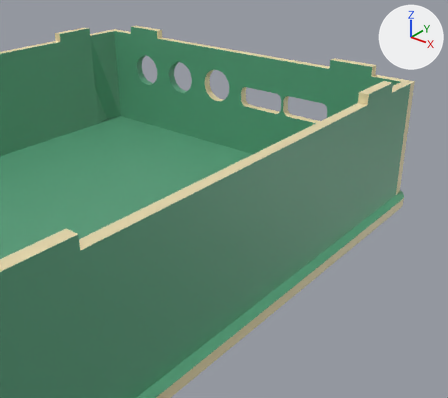
The glTF model case.glb: old version first, new version second.
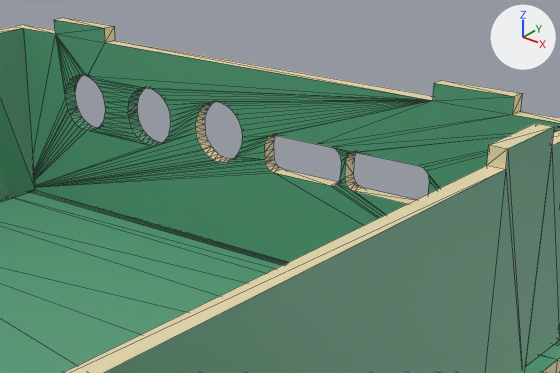
Each version is shown from a 50 mm lens placed at (140.0, -159.8, 38.5), pointed at (75.2, -78.8, -11.8), then close up on the part from 23% to 88% of the width and 4% to 53% of the height. The axes (+X, +Y, +Z) are drawn at upper right. The lights are the same throughout. The first two pictures are the older version. The close-ups show mesh edges as thin lines. Vertices at exactly the same position are counted once.
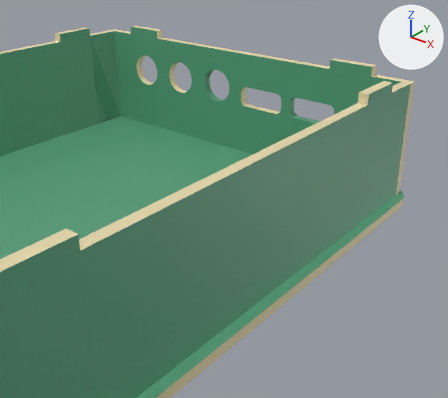
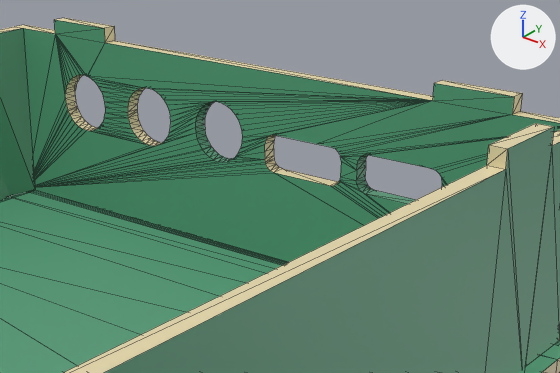
The edits, one by one:
me_curve_030 is used by ob_curve_030; parent ob_case; location (-1.39, 2.4, -3.0); rotation (1.571, 0.0, 0.0), in degrees (90, 0, 0).
me_curve_030 had 344 vertices, 696 faces and spanned x 3.0..74.8, y 1.4..24.6, z -0.8..0.8.
me_curve_030 now has 342 vertices, 692 faces and spans x 3.0..74.8, y 1.4..24.6, z -0.8..0.8.
Part 1, on me_curve_030:
21 vertices are removed from x 50.5..58.8, y 12.6..16.6, z -0.8..0.8.
77 faces are deleted.
19 vertices in x 51.7..60.0, y 12.6..16.5, z -0.8..0.8 move by (1.4, 0.0, 0.0).
4 vertices move from x 50.5..51.8, y 13.8..16.6, z -0.8..0.8 to x 51.9..53.1, y 13.3..16.6, z -0.8..0.8.
11 vertices are added at x 51.9..60.2, y 12.7..16.6, z -0.8..0.8.
8 new vertices lie (0.0, 0.0, 1.6) away from vertices in x 51.7..60.2, y 12.6..16.6, z -0.8.
73 new faces join them, mat_soldermask (green #59a07c).
me_curve_030 part 2: 136 faces spanning x 11.0..27.5, y 12.4..18.9, z -0.8..0.8 switch from mat_soldermask (green #59a07c) to mat_fr4 (beige #e7daad).
me_curve_030 part 3: 89 faces spanning x 31.0..61.4, y 12.4..18.9, z -0.8..0.8 switch from mat_fr4 (beige #e7daad) to mat_soldermask (green #59a07c).

What differs and where, as boxes [x1, y1, x2, y2] in the close-ups (560 x 373 px; the box of a moved part takes in the faces that stretch with it):
part 1 of me_curve_030, moved or reshaped: [332, 115, 560, 216] in both
part 2 of me_curve_030, recoloured (green to beige): [65, 75, 161, 146] in both
part 3 of me_curve_030, recoloured: [195, 102, 413, 204] in both
